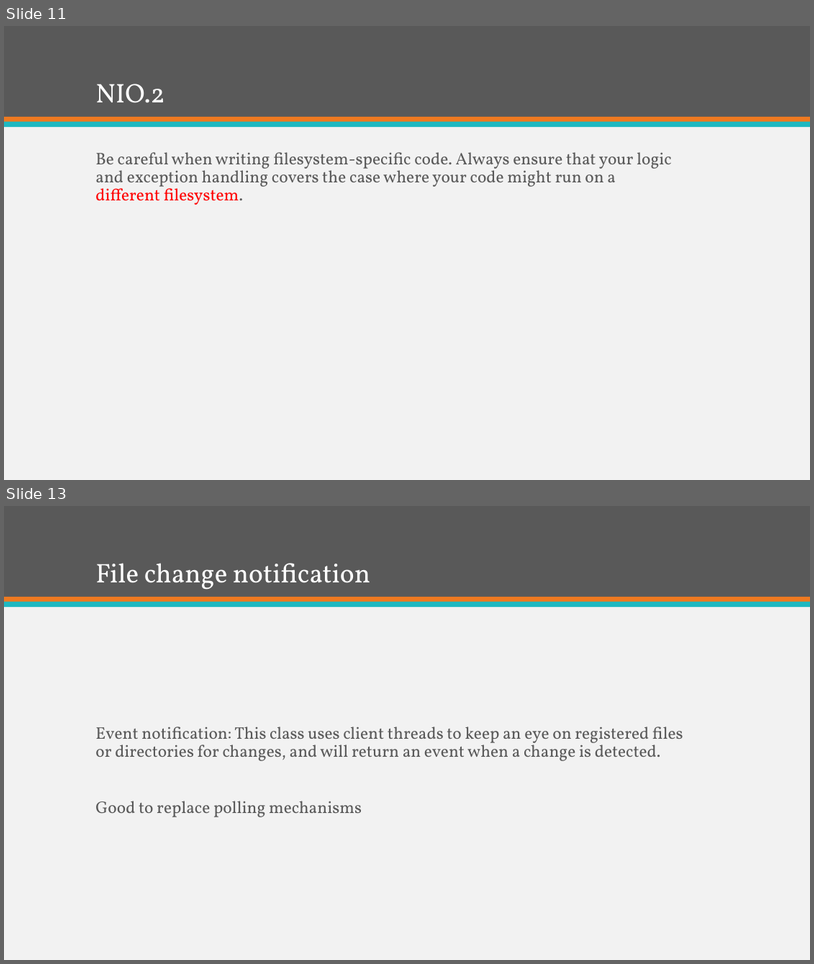
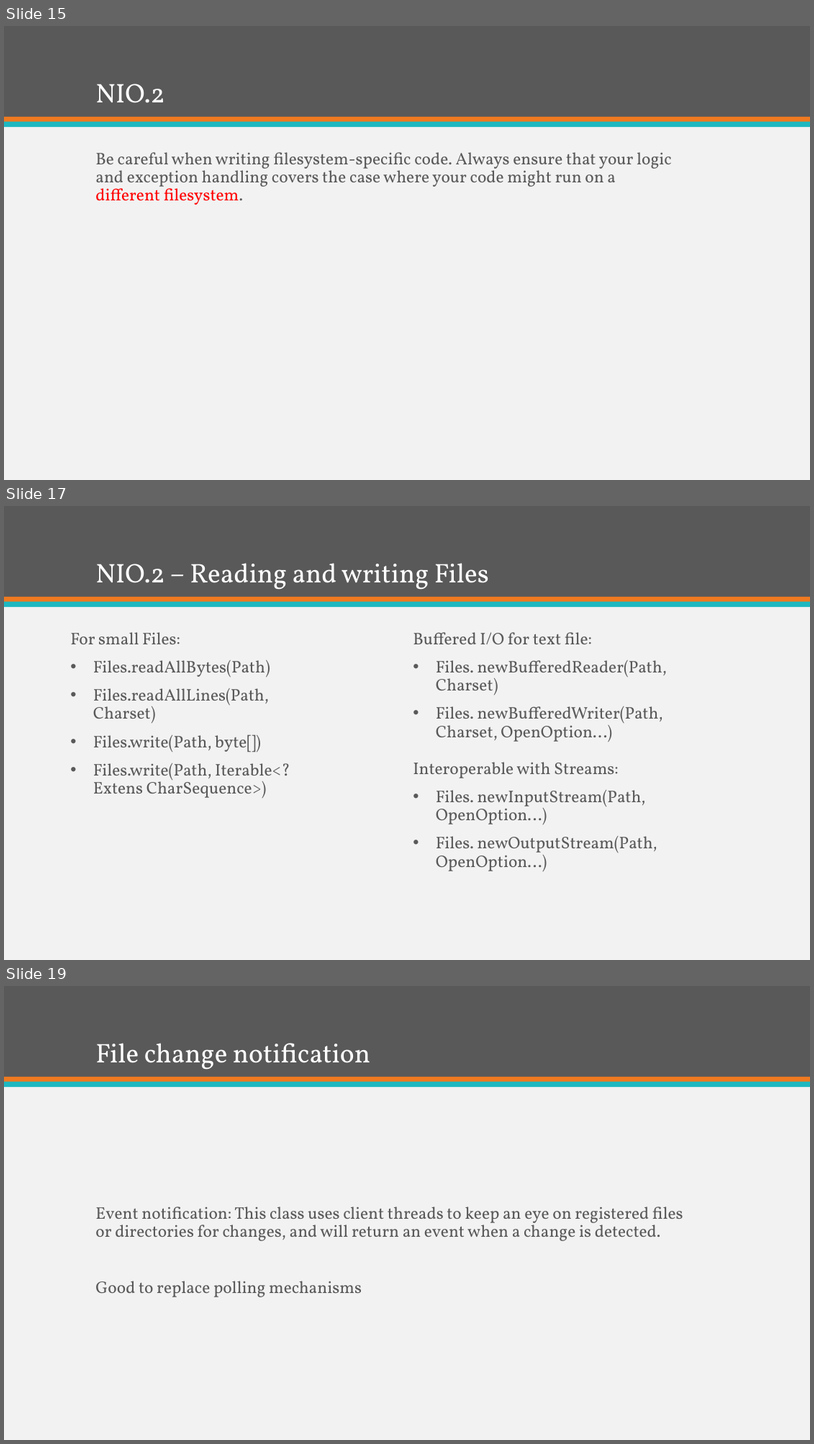
Before and after one commit to KKAries/my-repository, a slide deck: Brief Introduction of Java 7.pptx. Shown one above the other, each under a label of ours: slides 11 and 13 before the commit, slides 15, 17 and 19 after it; the slides between them are not shown. The pictures are 814x964 and 814x1444 pixels, drawn with LibreOffice and Linux fonts; fonts in the diff are those of the drawing. Boxes give left, top, right and bottom in pixels: in the first picture for what was removed or moved away, otherwise in the second. Text is boxed around its words. In the diff, an @@ line names an element or a change of style, - is before the commit and + after.

```diff
--- a/Brief Introduction of Java 7.pptx
+++ b/Brief Introduction of Java 7.pptx
@@ slide 17 added at <box>4,506,810,960</box>, background #F2F2F2; not listed: 3 template elements that a slide beside it also shows @@
@@ title added at <box>95,563,489,590</box>, 32 pt, text #FFFFFF @@
+NIO.2 – Reading and writing Files
@@ text added at <box>70,632,291,798</box>, 20 pt, text #595959 @@
+For small Files:
+• Files.readAllBytes(Path)
+• Files.readAllLines(Path, Charset)
+• Files.write(Path, byte[])
+• Files.write(Path, Iterable<? Extens CharSequence>)
@@ text added at <box>413,632,667,742</box>, 20 pt, text #595959 @@
+Buffered I/O for text file:
+• Files. newBufferedReader(Path, Charset)
+• Files. newBufferedWriter(Path, Charset, OpenOption...)
@@ text added at <box>413,762,658,871</box>, 20 pt, text #595959 @@
+Interoperable with Streams:
+• Files. newInputStream(Path, OpenOption...)
+• Files. newOutputStream(Path, OpenOption...)
@@ what was slide 11 is now slide 15 @@
@@ what was slide 13 is now slide 19 @@
```
Also in this commit, not shown: 3 slides changed, 10 other slides added, 2 other files.
